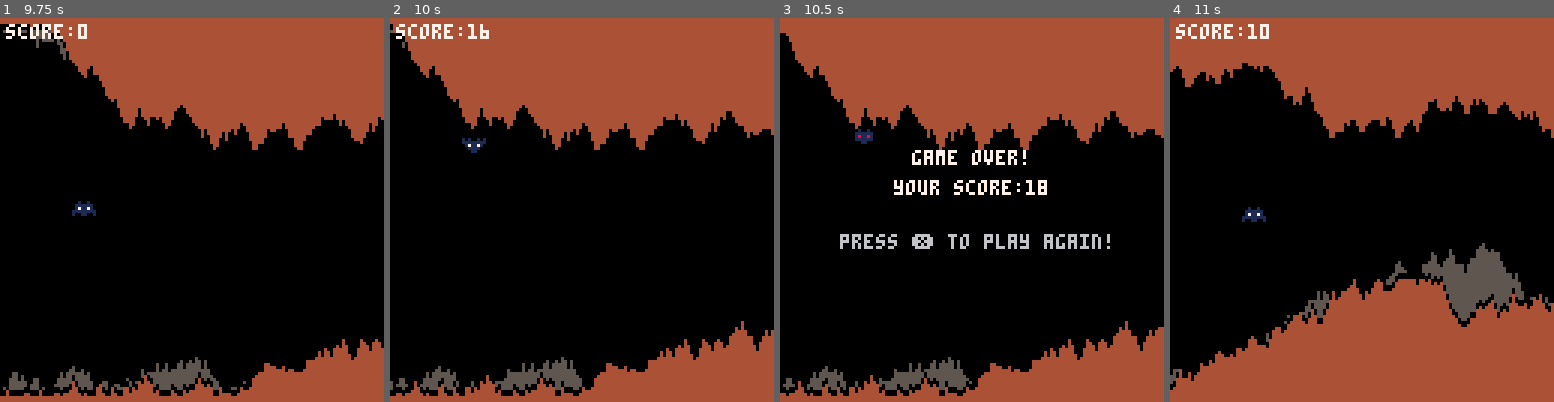
Above: before the commit, frames 1-4 (left to right).
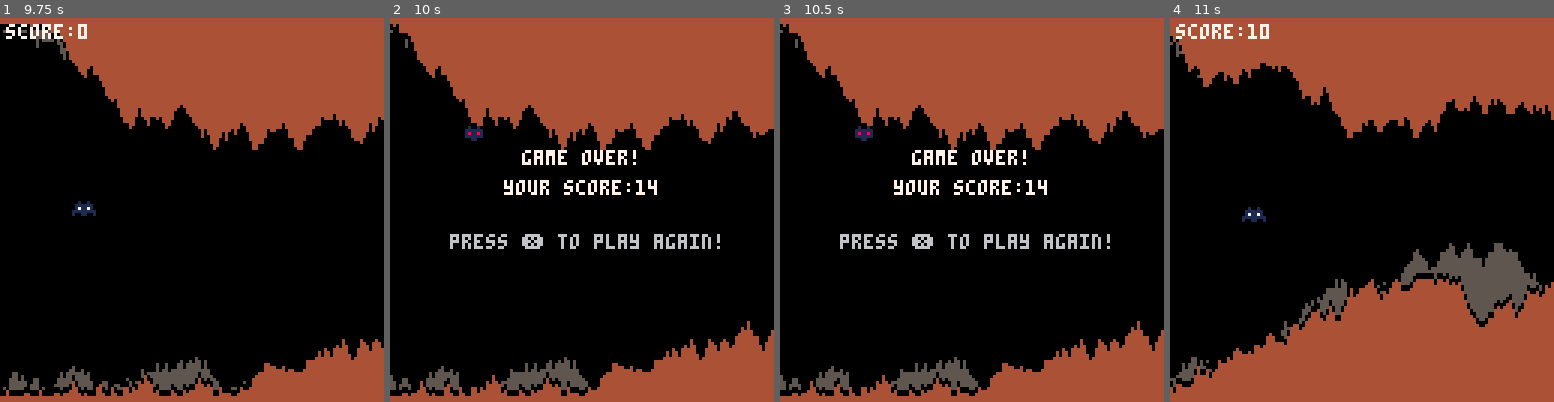
Above: after the commit, the same moments.

Repository: arno-di-loreto/pico8-games
Game: PICO-8 cartridge batcave/batcave.p8
The game is run twice, just before and just after one commit, with the same random seed, the same clock (stepped at 60 frames per second) and the same inputs.
Inputs:
- Up to frame 1 (9.75 s): tap X (X key) at 0.33, 1.07, 1.85, 2.97, 4.08, 5.2, 6.32, 7.43, 8.55, 9.67 s; tap O (Z key) at 0.7, 1.7, 2.1, 2.5, 2.9, 3.3, 3.7, 4.1, 4.5, 4.9, 5.3, 5.7, 6.1, 6.5, 6.9, 7.3, 7.7, 8.1, 8.5, 8.9, 9.3, 9.7 s; hold Right 1.6-2.1 s; hold Up 2.15-2.42 s; hold Right 2.47-3.03 s; hold Left 3.08-3.58 s; hold Down 3.63-3.97 s; hold Right 4.02-4.68 s; hold Up 4.73-5.03 s; hold Left 5.08-5.68 s; hold Down 5.73-6.03 s; hold Right 6.08-6.58 s; hold Right 6.63-7.13 s; hold Up 7.18-7.45 s; hold Right 7.5-8.07 s; hold Left 8.12-8.62 s; hold Down 8.67-9 s; hold Right 9.05-9.72 s
- Up to frame 2 (10 s): hold Up from 9.77 s (still down)
- Up to frame 3 (10.5 s): release Up at 10.07 s; tap O (Z key) at 10.1 s; hold Left from 10.12 s (still down)
- Up to frame 4 (11 s): tap O (Z key) at 10.5, 10.9 s; release Left at 10.72 s; hold Down from 10.77 s (still down); tap X (X key) at 10.78 s

Frame 1 is identical in both runs. In frame 2, 7.2% of the frame differs, in the area x 0-100%, y 1-99%; in frame 3, 5.8%; in frame 4, 7.6%, in the area x 0-100%, y 4-98%.

Commit message:
Update DY_UP from 4 to 5

Diff:
--- a/batcave/batcave.p8
+++ b/batcave/batcave.p8
@@ -51,7 +51,7 @@
 	player.y=60
 	player.gravity=0.2 -- bigger means falls faster
 	player.y_speed=0 --fallspeed
-	player.dy_up=4 --when up pressed
+	player.dy_up=5 --when up pressed
 	player.spr_up=4 --sprites
 	player.spr_down=5
 	player.spr_dead=6
Not shown, changed: batcave/batcave.js
Not shown, changed: batcave/batcave.p8.png
